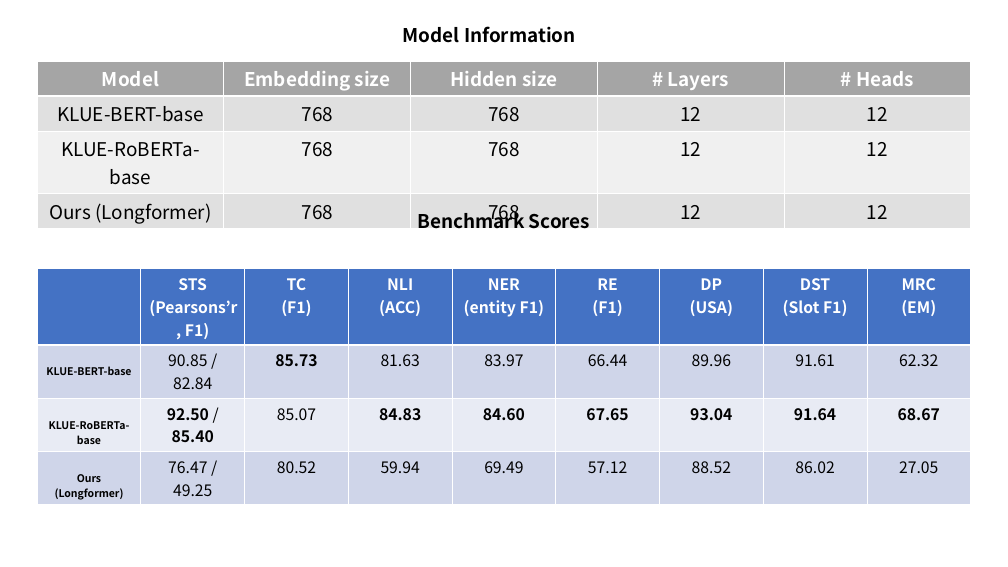
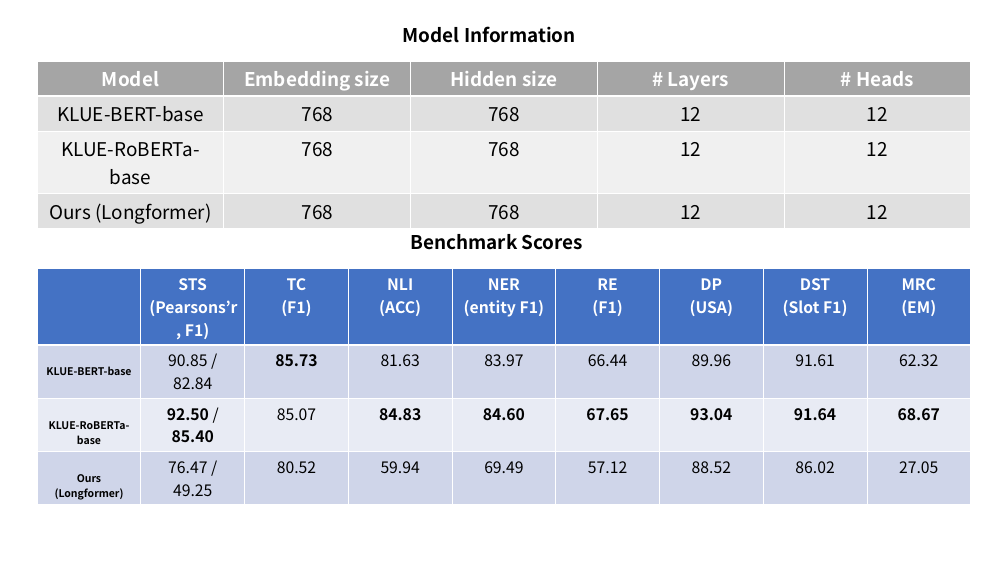
Before and after one commit to Tro-fish/Char_longformer, a slide deck: slide 2 of PPT/KLUE benchmark.pptx. Drawn at 1008x567 pixels with LibreOffice and Linux fonts; fonts in the diff are those of the drawing. Boxes give left, top, right and bottom in pixels: in the first picture for what was removed or moved away, otherwise in the second. Text is boxed around its words. In the diff, an @@ line names an element or a change of style, - is before the commit and + after.

```diff
--- a/PPT/KLUE benchmark.pptx
+++ b/PPT/KLUE benchmark.pptx
@@ text "Benchmark Scores": place and size @@
-text "Benchmark Scores" at box(418, 209, 590, 228)
+text "Benchmark Scores" at box(410, 234, 583, 250)
```
Also in this commit, not shown: 4 other files.
